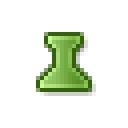
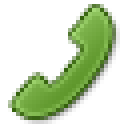
Comparing the layer stacks of the two w=128, h=128 images. Changes:
showed group "phone handset" (1st of 2, in "green") (2 layers) over [12, 8, 116, 116]
hid group "pinclip on" (1st of 2, in "green") (1 layers) over [40, 36, 88, 88]
